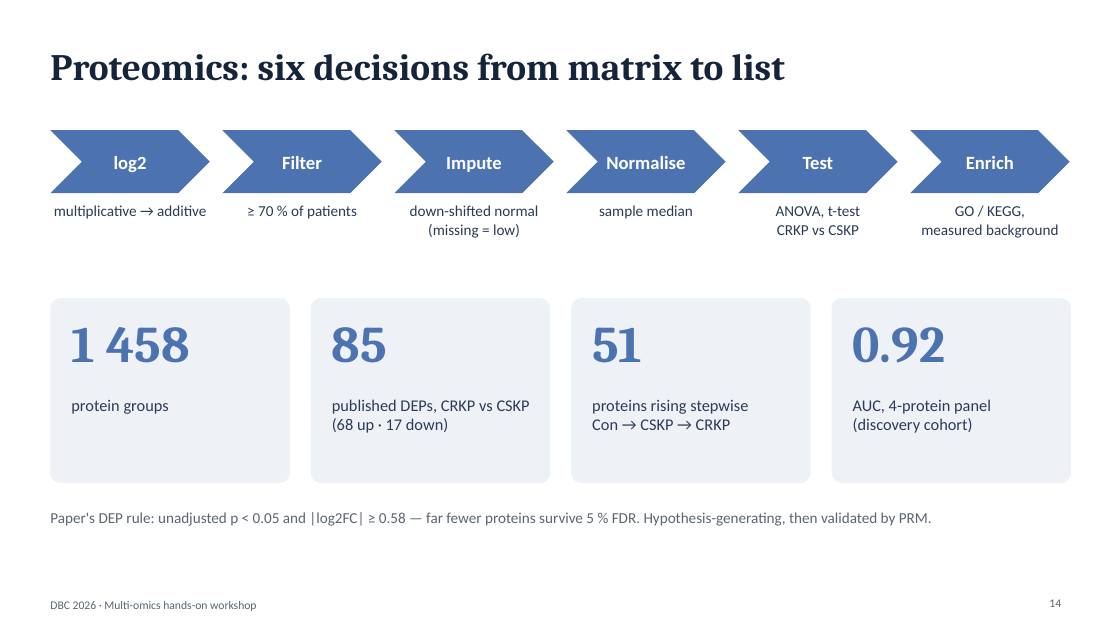
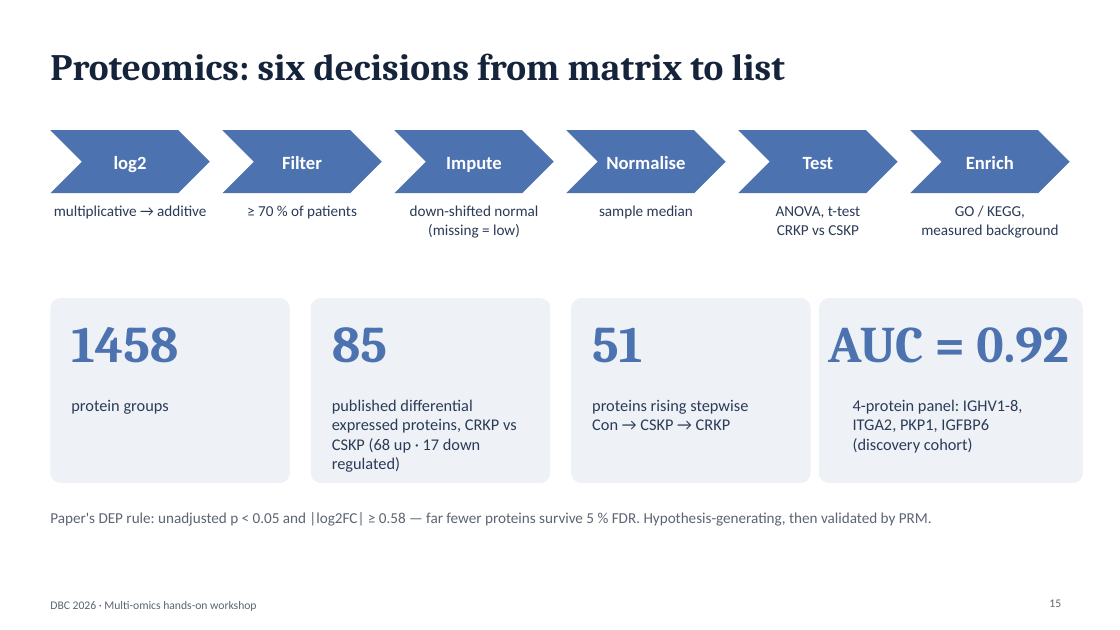
Before and after one commit to biosustain/dsp_multiomics_workshop, a slide deck: slide 15 of slides/01_workshop_introduction.pptx (slide 14 before the commit). Drawn at 1120x630 pixels with LibreOffice and Linux fonts; fonts in the diff are those of the drawing. Boxes give left, top, right and bottom in pixels: in the first picture for what was removed or moved away, otherwise in the second. Text is boxed around its words. In the diff, an @@ line names an element or a change of style, - is before the commit and + after.

Commit message:
Intro update and alignment with multiomics I slides

```diff
--- a/slides/01_workshop_introduction.pptx
+++ b/slides/01_workshop_introduction.pptx
@@ rounded rectangle: place and size @@
-rounded rectangle at [832,298,1071,483]
+rounded rectangle at [819,298,1083,483]
@@ text at [71,327,178,363]: spaces changed @@
-1 458
+1458
@@ text at [828,327,1069,363]: text changed @@
-0.92
+AUC = 0.92
@@ text at [332,399,517,472]: text changed @@
-published DEPs, CRKP vs CSKP
-(68 up · 17 down)
+published differential expressed proteins, CRKP vs CSKP (68 up · 17 down regulated)
@@ text at [853,399,1023,432]: text changed @@
-AUC, 4-protein panel
+4-protein panel: IGHV1-8, ITGA2, PKP1, IGFBP6
@@ page number at [1049,599,1061,607]: text changed @@
-14
+15
```
Also in this commit, not shown: 15 other slides changed, 9 slides added, 2 slides removed, 1 other file.
